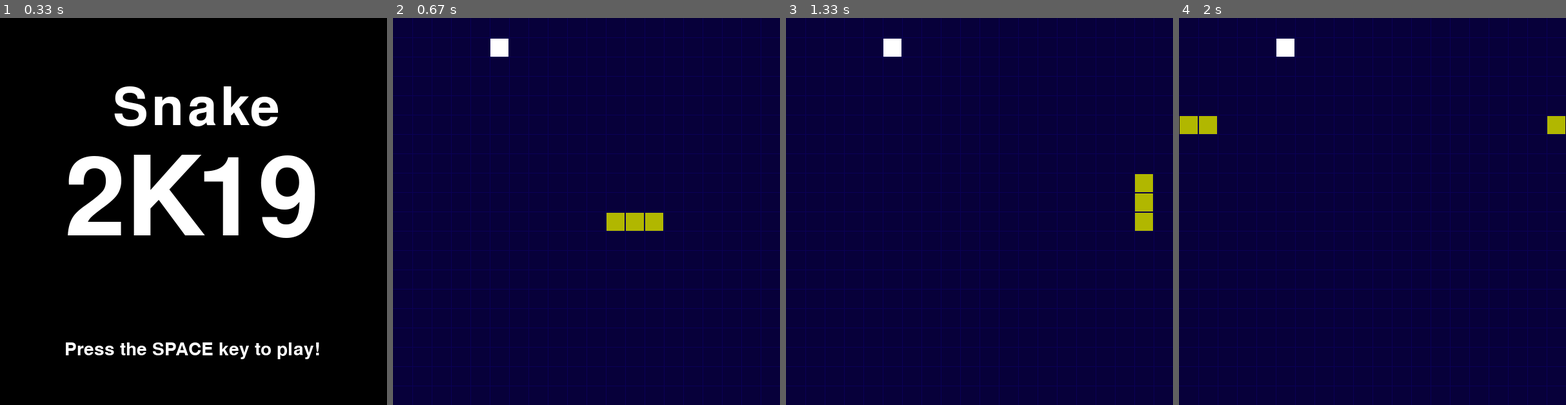
Above: before the commit, frames 1-4 (left to right).
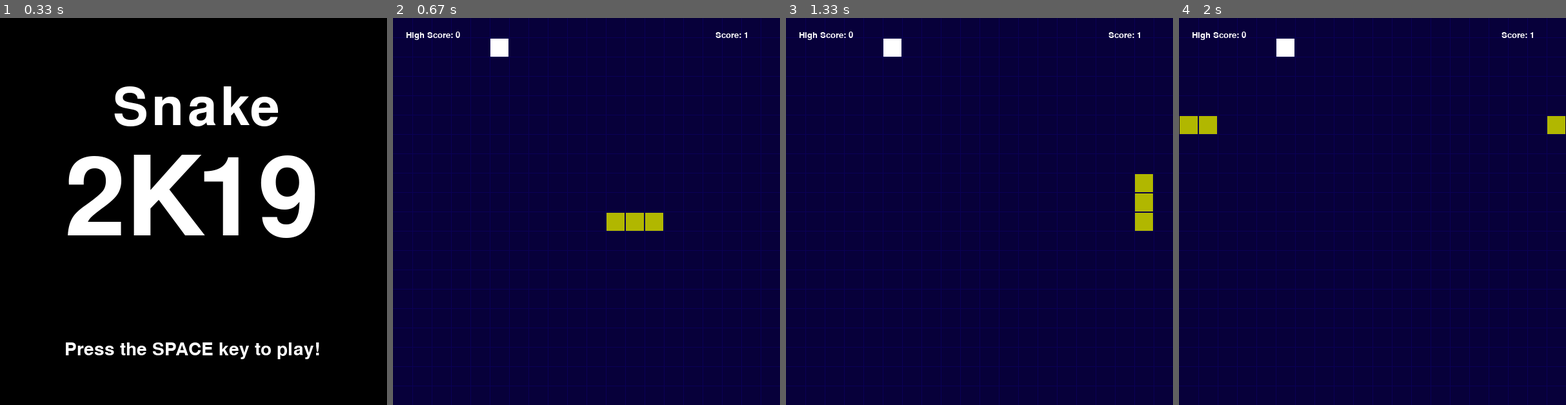
Above: after the commit, the same moments.

Repository: DrN3MESiS/SnakeOnPyGame
Game: pygame game, started from game.py
The game is run twice, just before and just after one commit, with the same random seed, the same clock (stepped at 60 frames per second) and the same inputs.
Inputs:
- Up to frame 1 (0.33 s): no input
- Up to frame 2 (0.67 s): tap Space at 0.33 s
- Up to frame 3 (1.33 s): hold Right 0.67-1.13 s; hold Up from 1.17 s (still down)
- Up to frame 4 (2 s): release Up at 1.63 s; hold Right from 1.67 s (still down)

Frame 1 is identical in both runs. In frame 2, 0.2% of the frame differs, in the area x 3-92%, y 3-6%; in frame 3, 0.2%; in frame 4, 0.2%.

Commit message:
Update game.py

Diff:
--- a/game.py
+++ b/game.py
@@ -13,6 +13,7 @@
 
 
 class Game:
+    highScore = 0
     grid_color = (10, 0, 86)
     clock = pygame.time.Clock()
 
@@ -71,9 +72,15 @@
 
             for x in range(len(self.player.body)):
                 if self.player.body[x].pos in list(map(lambda z: z.pos, self.player.body[x+1:])):
-                    print('Score:', len(self.player.body))
-                    self.MSGBOX('You lost', 'Your score was ' + str(len(self.player.body)) +
-                                ' points. Do you want to play again?')
+                    print('Score:', len(self.player.body) - 2)
+                    if len(self.player.body) - 2 > self.highScore:
+                        self.highScore = len(self.player.body) - 2
+                        print('New High Score!')
+                        self.MSGBOX('You lost', 'You made a new Highscore of: ' + str(len(self.player.body) - 2) +
+                                    ' points. Do you want to play again?')
+                    else:
+                        self.MSGBOX('You lost', 'Your score was ' + str(len(self.player.body) - 2) +
+                                    ' points. Do you want to play again?')
                     self.player.resetPos((10, 10))
                     break
 
@@ -93,6 +100,11 @@
         surface.fill((7, 0, 58))
         self.player.render(surface)
         self.drawGrid(surface)
+        self.text_to_screen(surface, 'High Score: ' +
+                            str(self.highScore), 20, 20, size=20)
+        self.text_to_screen(
+            surface, 'Score: ' + str(len(self.player.body) - 2), 500, 20, size=20)
+        pygame.display.flip()
         self.RW.render(surface)
         pygame.display.update()
 
